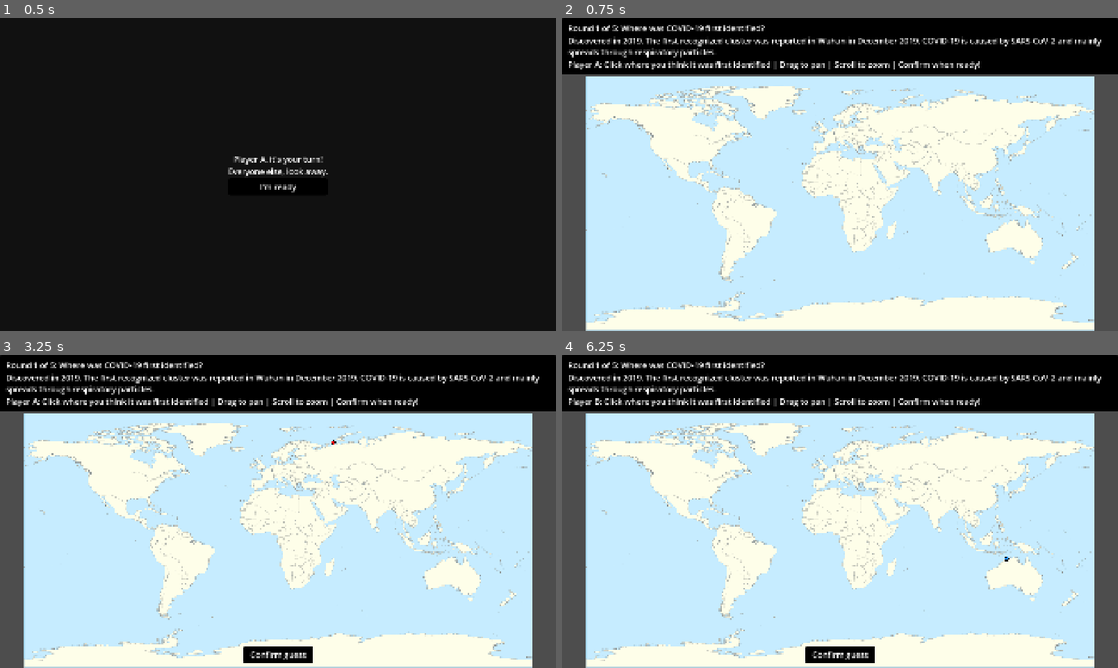
Above: before the commit, frames 1-4 (two rows, left to right).
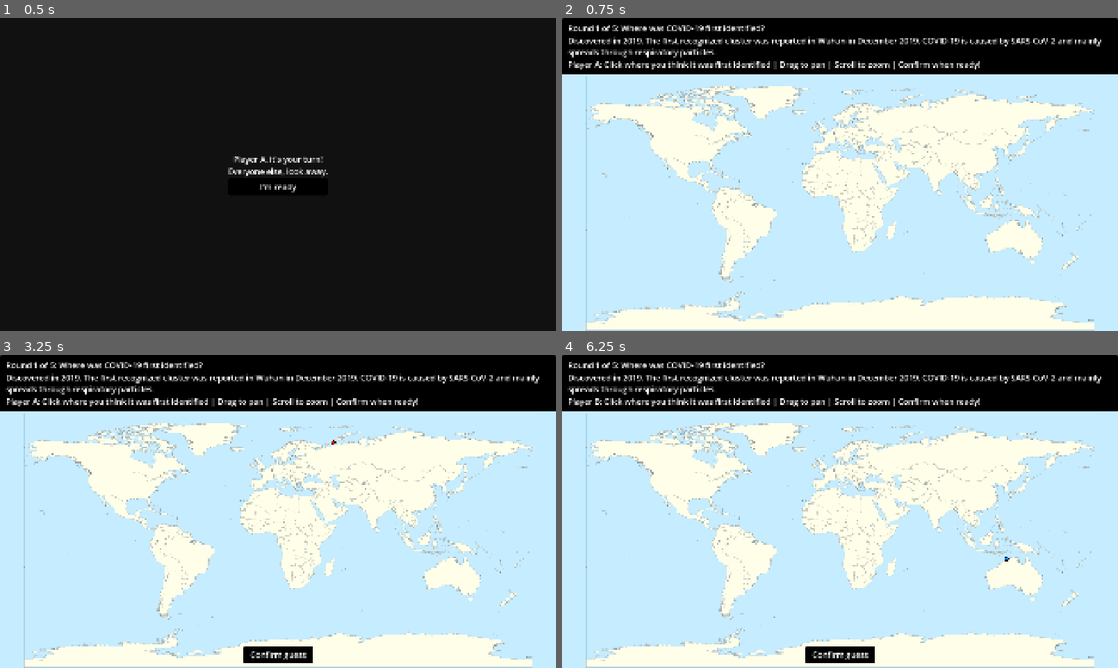
Above: after the commit, the same moments.

Repository: cisc-3667-fall-2026/Group-Project-2
Game: Godot game, scene res://scenes/Game.tscn
Two runs of this game, one before a commit and one after it. Both use one fixed random seed, a clock stepped at 60 frames per second and the inputs below. This scene is started directly instead of the project's main scene.
Inputs (mouse positions are in pixels of both pictures, inside the frame that each line leads up to):
- Up to frame 1 (0.5 s): no input
- Up to frame 2 (0.75 s): click "I'm ready" at 0.5 s
- Up to frame 3 (3.25 s): tap Enter at 1.25, 2.75 s; drag from (278, 539) to (333, 442) at 1.27 s; tap Space at 2 s; drag from (166, 527) to (250, 574) at 2.02 s; move the mouse to (333, 442) at 2.77 s; click (333, 442) at 2.92 s
- Up to frame 4 (6.25 s): click "Confirm guess" at 3.5 s; click "I'm ready" at 4.25 s; tap Space at 5 s; drag from (812, 574) to (673, 464) at 5.02 s; tap Enter at 5.75 s; move the mouse to (1006, 558) at 5.77 s; click (1006, 558) at 5.92 s

Frame 1 is identical in both runs. In frame 2, 7.6% of the frame differs, in the area x 0-100%, y 0-100%; in frame 3, 7.6%; in frame 4, 7.6%.

Commit message:
change background of game scene
made it match the water of the map to remove grey background

Diff:
--- a/scenes/Game.tscn
+++ b/scenes/Game.tscn
@@ -14,6 +14,16 @@
 grow_horizontal = 2
 grow_vertical = 2
 script = ExtResource("1_qbsmt")
+
+[node name="MapBackground" type="ColorRect" parent="." unique_id=458251058]
+layout_mode = 1
+anchors_preset = 15
+anchor_right = 1.0
+anchor_bottom = 1.0
+grow_horizontal = 2
+grow_vertical = 2
+mouse_filter = 2
+color = Color(0.7764706, 0.9254902, 1, 1)
 
 [node name="Layout" type="HBoxContainer" parent="." unique_id=1302311391]
 layout_mode = 1
